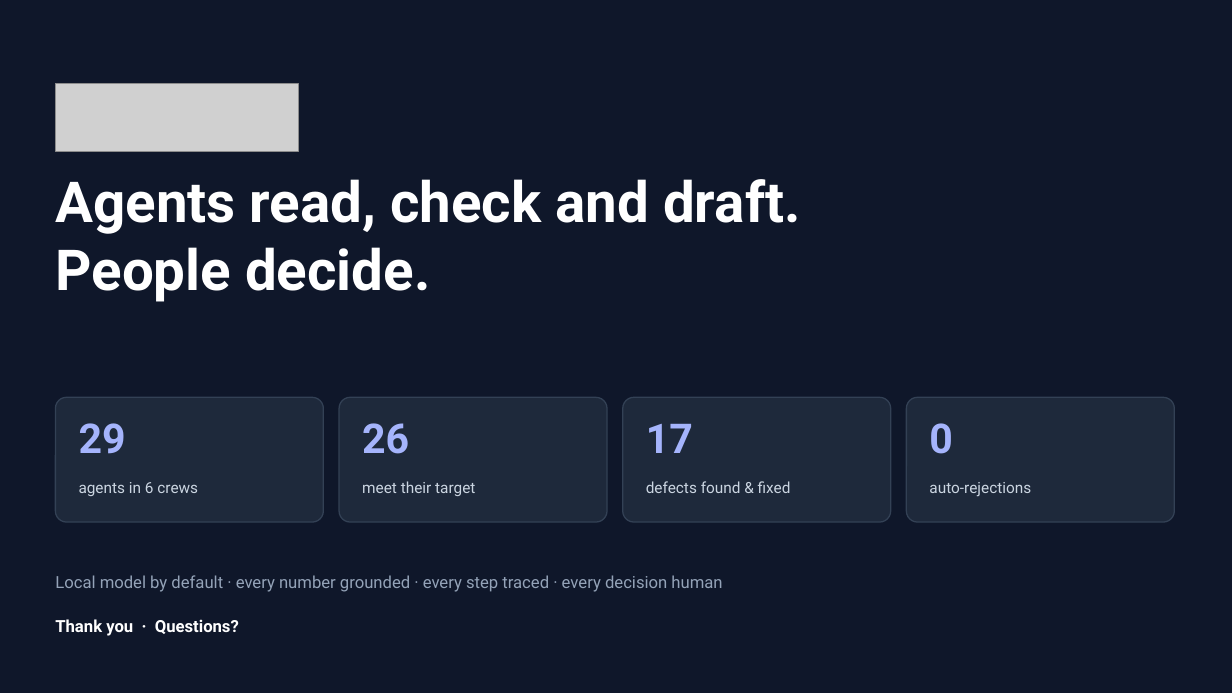
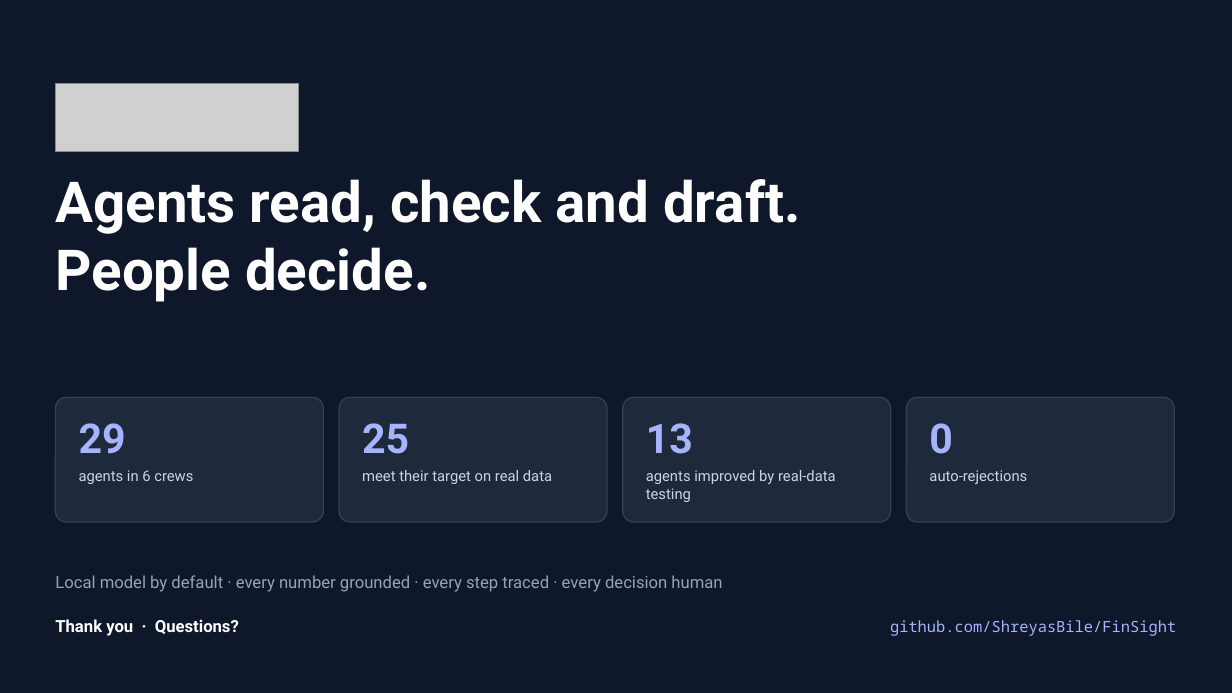
Before and after one commit to ShreyasBile/FinSight, a slide deck: slide 42 of docs/reports/07-FinSight-Project-Presentation.pptx (slide 39 before the commit). Drawn at 1232x693 pixels with LibreOffice and Linux fonts; fonts in the diff are those of the drawing; grey boxes stand for pictures. Boxes give left, top, right and bottom in pixels: in the first picture for what was removed or moved away, otherwise in the second. Text is boxed around its words. In the diff, an @@ line names an element or a change of style, - is before the commit and + after.

```diff
--- a/docs/reports/07-FinSight-Project-Presentation.pptx
+++ b/docs/reports/07-FinSight-Project-Presentation.pptx
@@ text at [362,423,409,454]: text changed @@
-26
+25
@@ text at [646,423,693,454]: text changed @@
-17
+13
@@ text "agents in 6 crews" at [79,470,193,484]: size 12 to 11.5 pt; vertical alignment middle to top @@
@@ text at [362,470,552,484]: text changed; size 12 to 11.5 pt @@
-meet their target
+meet their target on real data
@@ text "meet their target on real ..." at [362,470,552,484]: vertical alignment middle to top @@
@@ text "agents improved by real-data testing" at [646,470,836,502]: vertical alignment middle to top @@
@@ text at [646,470,836,502]: text changed; size 12 to 11.5 pt @@
-defects found & fixed
+agents improved by real-data testing
@@ text "auto-rejections" at [929,470,1027,484]: size 12 to 11.5 pt; vertical alignment middle to top @@
@@ text added at [890,620,1176,636], 12 pt, text #A5B4FC @@
+github.com/ShreyasBile/FinSight
```
Also in this commit, not shown: 36 other slides changed, 4 slides added, 1 slide removed, 26 other files.
